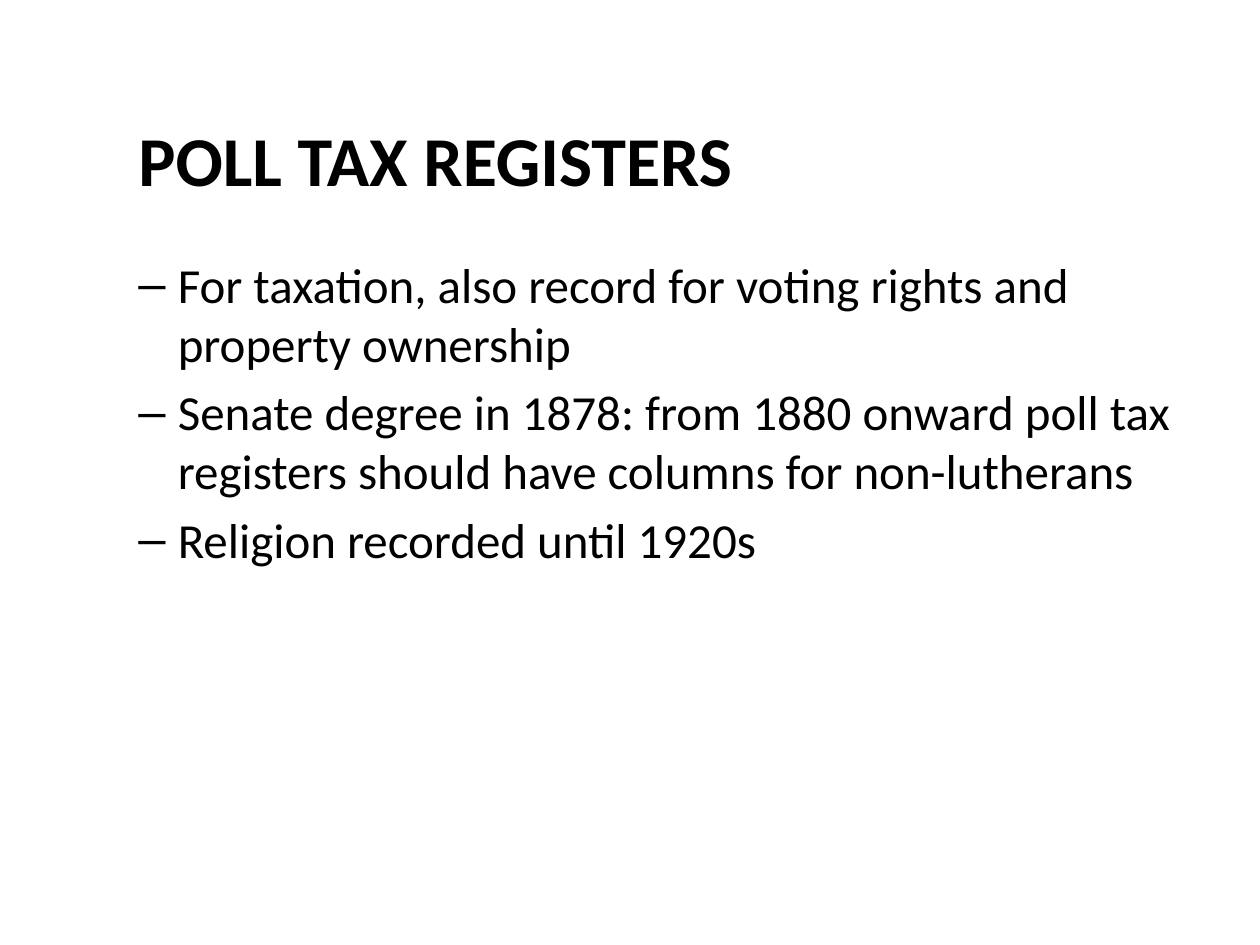
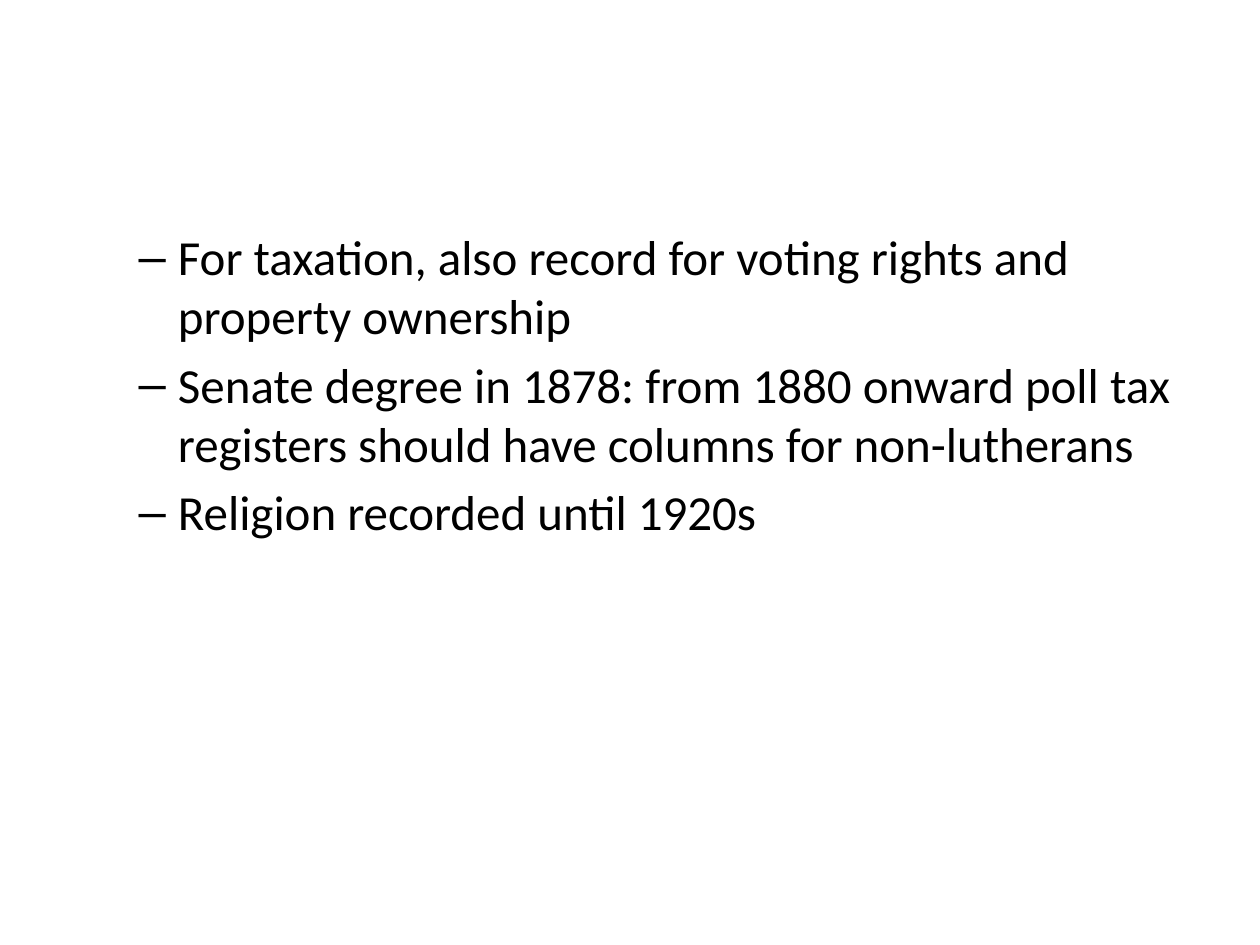
Before and after one commit to AnttiHaerkoenen/vyborg_orthodox, a slide deck: slide 13 of article/slides/slides-seminar-2021.pptx (slide 8 before the commit). Drawn at 1260x945 pixels with LibreOffice and Linux fonts; fonts in the diff are those of the drawing. Boxes give left, top, right and bottom in pixels: in the first picture for what was removed or moved away, otherwise in the second. Text is boxed around its words. In the diff, an @@ line names an element or a change of style, - is before the commit and + after.

```diff
--- a/article/slides/slides-seminar-2021.pptx
+++ b/article/slides/slides-seminar-2021.pptx
@@ text removed at (138, 140, 731, 187) @@
-POLL TAX REGISTERS
@@ text "For taxation, also record for ...": place and size @@
-text "For taxation, also record for ..." at (178, 269, 1170, 567)
+text "For taxation, also record for ..." at (178, 241, 1170, 539)
```
Also in this commit, not shown: 9 other slides changed, 17 slides added, 1 slide removed, 2 other files.
